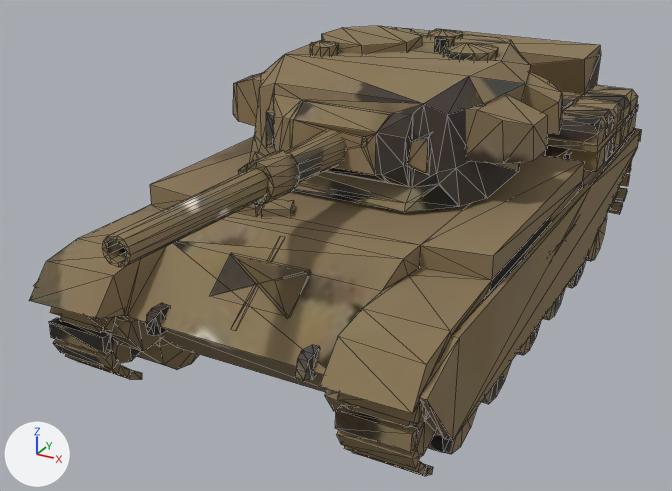
An edit to the glTF model web/public/pezzi/golan73_israeli_armor_0.glb, drawn before and after from the same camera.
One viewpoint serves both versions: a 50 mm lens placed at (0.726, -1.518, 0.883), pointed at (-0.062, -0.086, 0.167). The lights are fixed; the arrows at lower left show +X, +Y and +Z. The older version comes first. Mesh edges are drawn as thin lines. Vertices at exactly the same position are counted once.

Names of what the first picture shows: 'geometry_0'.
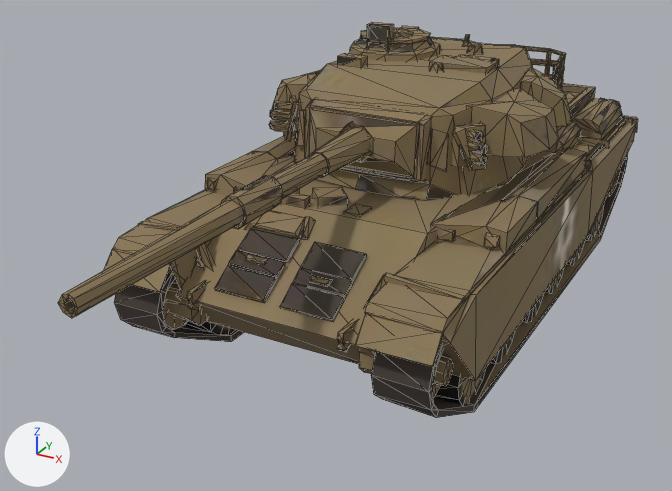
Changed parts and their boxes (x1, y1, x2, y2) in the pictures (672 x 491 px):
'geometry_0', reshaped (12% shorter)
    before: (29, 26, 642, 476)
    after: (58, 22, 638, 418)
part 1 of me_geometry_0, rebuilt (14% narrower, 23% shorter)
    before: (29, 29, 642, 413)
    after: (112, 84, 636, 381)
part 2 of me_geometry_0, rebuilt (15% narrower, 12% shorter)
    before: (250, 28, 531, 212)
    after: (294, 38, 533, 199)
part 3 of me_geometry_0, rebuilt (27% wider, 37% taller)
    before: (102, 129, 347, 267)
    after: (58, 128, 370, 318)
part 4 of me_geometry_0, rebuilt (mostly hidden)
    before: (543, 289, 565, 320)
    after: (522, 293, 544, 322)
part 5 of me_geometry_0, rebuilt
    before: (482, 362, 511, 404)
    after: (435, 368, 486, 404)
part 6 of me_geometry_0, deleted
    before: (49, 30, 638, 476)
part 7 of me_geometry_0, cut back
    before: (34, 26, 640, 457)
    after: (103, 22, 638, 418)

What changed in the scene script:
```text
Change me_geometry_0:
    used by ob_geometry_0; location = (0.0, 0.0, 0.0)
    remove me_geometry_0.from_pydata(...)  # 1556 vertices, 2732 faces; spans x -0.341..0.341, y -0.745..0.745, z 0.0..0.54
    add me_geometry_0.from_pydata(...)  # 2193 vertices, 3976 faces; spans x -0.311..0.311, y -0.829..0.829, z 0.0..0.54
    me_geometry_0 part 1: the loose piece of 143 vertices spanning x -0.329..0.33, y -0.603..0.745, z 0.071..0.434 is rebuilt with 91 vertices and now spans x -0.311..0.311, y -0.438..0.829, z 0.095..0.309
    me_geometry_0 part 2: the loose piece of 122 vertices spanning x -0.236..0.236, y -0.222..0.353, z 0.318..0.518 is rebuilt with 50 vertices and now spans x -0.219..0.213, y -0.096..0.456, z 0.286..0.476
    me_geometry_0 part 3: the loose piece of 96 vertices spanning x -0.035..0.031, y -0.745..-0.169, z 0.372..0.448 is rebuilt with 85 vertices and now spans x -0.03..0.023, y -0.829..-0.115, z 0.361..0.417
    me_geometry_0 part 4: the loose piece of 25 vertices spanning x 0.217..0.31, y 0.067..0.221, z 0.002..0.156 is rebuilt with 29 vertices and now spans x 0.202..0.28, y 0.032..0.175, z 0.008..0.136
    me_geometry_0 part 5: the loose piece of 25 vertices spanning x 0.217..0.31, y -0.268..-0.11, z 0.002..0.154 is rebuilt with 30 vertices and now spans x 0.202..0.28, y -0.301..-0.158, z 0.009..0.136
    me_geometry_0 part 6: 67 loose pieces with 654 vertices, spanning x -0.331..0.331, y -0.578..0.688, z 0.049..0.54, are deleted
    me_geometry_0 part 7: 441 vertices removed from x -0.341..0.341, y -0.58..0.662, z 0.0..0.532; 1841 vertices added at x -0.304..0.301, y -0.469..0.828, z 0.0..0.54
    other edits to the shape of me_geometry_0 do not show in these pictures
```
